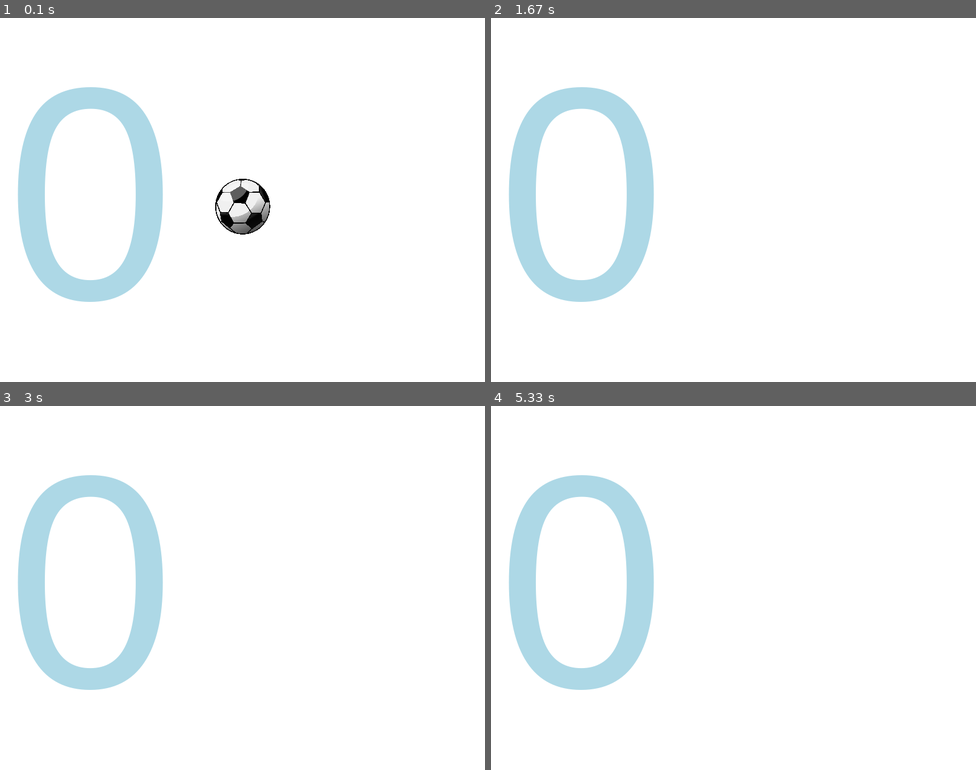
Above: before the commit, frames 1-4 (two rows, left to right).
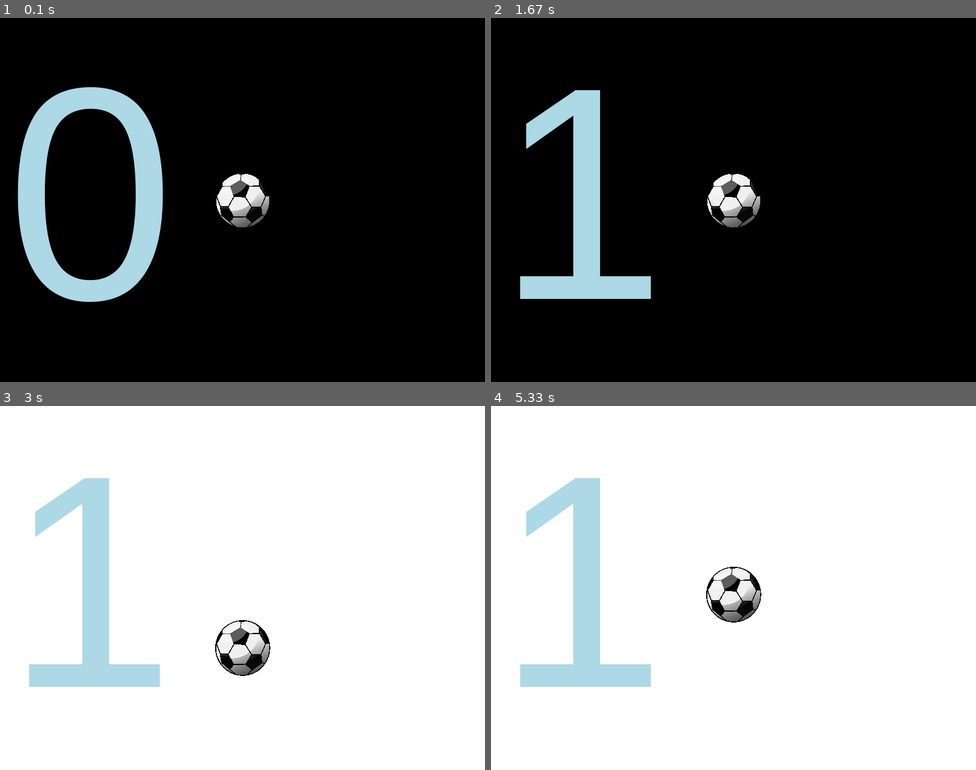
Above: after the commit, the same moments.

Repository: osinoyan/2019-nctucscamp-pygame
Game: pygame game, started from brickrain/pygame_20190430.py
Two runs of this game, one before a commit and one after it. Both use one fixed random seed, a clock stepped at 60 frames per second and the inputs below.
Inputs (mouse positions are in pixels of both pictures, inside the frame that each line leads up to):
- Up to frame 1 (0.1 s): no input
- Up to frame 2 (1.67 s): click (733, 200) at 0.38 s; tap Space at 0.67 s; click (583, 145) at 1.05 s; click (912, 327) at 1.38 s
- Up to frame 3 (3 s): click (252, 464) at 1.72 s; click (218, 682) at 2.05 s; tap Space at 2.33 s; click (174, 511) at 2.72 s
- Up to frame 4 (5.33 s): click (883, 580) at 3.55 s; click (592, 518) at 4.38 s; click (592, 566) at 5.22 s

The runs differ from the first frame. In frame 1, 92% of the frame differs, in the area x 0-100%, y 0-100%; in frame 2, 98%; in frame 3, 9.7%; in frame 4, 9.7%.

Commit message:
Soccer update

Diff:
--- a/brickrain/pygame_20190430.py
+++ b/brickrain/pygame_20190430.py
@@ -13,16 +13,12 @@
 
 # 重置所有狀態
 def reset():
-	global ball_pos
-	global ball_radius
-	global ball_acc
-	global ball_velocity
-	global score
-	score = 0
+	global ball_pos, ball_radius, ball_acc, ball_velocity
+	global state, score
+	state = 'START'
 	# ball
 	ball_pos = [400, 300]
 	ball_radius = 45
-	# FACTORS
 	ball_acc = [0, 0.88]
 	ball_velocity = [0.0, 0.0]
 
@@ -55,48 +51,24 @@
 	ball_velocity[0] = vx
 	ball_velocity[1] = vy
 
-# -------------------------------------------------------
-reset()
-canvus = pygame.Surface(screen.get_size())
-picture = pygame.image.load('ball.png')
-picture = pygame.transform.scale(picture, (ball_radius*2+3, ball_radius*2+3))
-myfont = pygame.font.SysFont('Arial', 500)
-
-# 是否遊戲結束
-running = True
-clock = pygame.time.Clock()
-while running:
-	# ----------遊戲事件偵測----------------------------------
-	for event in pygame.event.get():
-		if event.type == pygame.QUIT:
-			sys.exit()
-
-		if event.type == pygame.KEYDOWN:
-			if event.key == pygame.K_SPACE:
-				reset()
-
-		if event.type == pygame.MOUSEBUTTONDOWN:
-			if event.button == 1:
-				check_hit_ball(event.pos)
-	# ANIMATION ------------------------------------------------
-	clock.tick(60)
+def ball_animation():
+	global ball_pos, ball_velocity, ball_acc
 	x = ball_pos[0]
 	y = ball_pos[1]
-
-	# gravity
-	ball_velocity[0] = ball_velocity[0] + ball_acc[0]
-	ball_velocity[1] = ball_velocity[1] + ball_acc[1]
-	x = x + ball_velocity[0]
-	y = y + ball_velocity[1]
-
-	y_max = ( 500 - (ball_radius + 1) )
-	x_max = ( SCREEN_WIDTH - (ball_radius + 1) )
-	x_min = (ball_radius + 1)
 	vx = ball_velocity[0]
 	vy = ball_velocity[1]
 	ax = ball_acc[0]
 	ay = ball_acc[1]
 
+	r = ball_radius
+	x_max = ( SCREEN_WIDTH - (r + 1) )
+	x_min = (r + 1)
+
+	# 牛頓運動定律
+	x = x + vx
+	y = y + vy
+	vx = vx + ax
+	vy = vy + ay
 
 	# if y_ex > 0:
 	# 	v = vy
@@ -112,42 +84,91 @@
 
 	# 右邊的牆
 	if x > x_max:
-		v = vx
 		ex = x - x_max
-		t = ex / v
-		v = -v
-		print('t='+str(t))
-		print('vx='+str(vx))
-		x = x_max - v*(1-t)
-		if math.fabs(v) < 1:
+		t = ex / vx
+		vx = -vx
+		x = x_max - vx*(1-t)
+		if math.fabs(vx) < 1:
 			ball_velocity[0] = 0
 			x = x_max
 		else:
-			ball_velocity[0] = v
+			ball_velocity[0] = vx
 
 	# 左邊的牆
 	if x < x_min:
-		v = vx
 		ex = x - x_min
-		t = ex / v
-		v = -v
-		x = x_min - v*(1-t)
-		if math.fabs(v) < 1:
-			ball_velocity[0] = 0
+		t = ex / vx
+		vx = -vx
+		x = x_min - vx*(1-t)
+		if math.fabs(vx) < 1:
+			vx = 0
 			x = x_min
-		else:
-			ball_velocity[0] = v
+
+	ball_pos[0] = int(x)
+	ball_pos[1] = int(y)
+	ball_velocity[0] = vx
+	ball_velocity[1] = vy
+	ball_acc[0] = ax
+	ball_acc[1] = ay
+
+def check_game_over():
+	global ball_pos, state
+	y = ball_pos[1]
+	r = ball_radius
+	y_max = ( 600 + (r + 1) )
+	if y > y_max:
+		reset()
+
+# 初始化 ---------------------------------------------------
+reset()
+canvus = pygame.Surface(screen.get_size())
+picture = pygame.image.load('ball.png')
+picture = pygame.transform.scale(picture, (ball_radius*2+3, ball_radius*2+3))
+myfont = pygame.font.SysFont('Arial', 500)
+state = 'START'
+score = 0
 
 
+# 是否遊戲結束
+running = True
+clock = pygame.time.Clock()
+while running:
+	# ----------遊戲事件偵測----------------------------------
+	for event in pygame.event.get():
+		if event.type == pygame.QUIT:
+			sys.exit()
 
+		if event.type == pygame.KEYDOWN:
+			if event.key == pygame.K_SPACE:
+				reset()
 
-	ball_pos = [int(x), int(y)]
-	# ----------更新畫面--------------------------------------
-	canvus.fill(pygame.Color('WHITE'))
+		if state == 'START':
+			if event.type == pygame.MOUSEBUTTONDOWN:
+				if event.button == 1:
+					check_hit_ball(event.pos)
+					if state == 'START':
+						state = 'PLAYING'
+						score = 1
+		elif state == 'PLAYING':
+			if event.type == pygame.MOUSEBUTTONDOWN:
+				if event.button == 1:
+					check_hit_ball(event.pos)
+	# ANIMATION ------------------------------------------------
+	clock.tick(60)
+	if state == 'START':
+		# ----------更新畫面--------------------------------------
+		canvus.fill(pygame.Color('BLACK'))
+		score_text = myfont.render(str(score), True, pygame.Color('LIGHTBLUE'))
+		canvus.blit(score_text, (10, 10))
 
-	score_text = myfont.render(str(score), True, pygame.Color('LIGHTBLUE'))
+	elif state == 'PLAYING':
+		ball_animation()
+		check_game_over()
+		# ----------更新畫面--------------------------------------
+		canvus.fill(pygame.Color('WHITE'))
+		score_text = myfont.render(str(score), True, pygame.Color('LIGHTBLUE'))
+		canvus.blit(score_text, (10, 10))
 
-	canvus.blit(score_text, (10, 10))
 
 	# pygame.draw.line(canvus, pygame.Color('LIGHTBLUE'), [0, 500], [800, 500], 2)
 	# pygame.gfxdraw.filled_circle(canvus, ball_pos[0], ball_pos[1], ball_radius, pygame.Color('LIGHTBLUE'))
